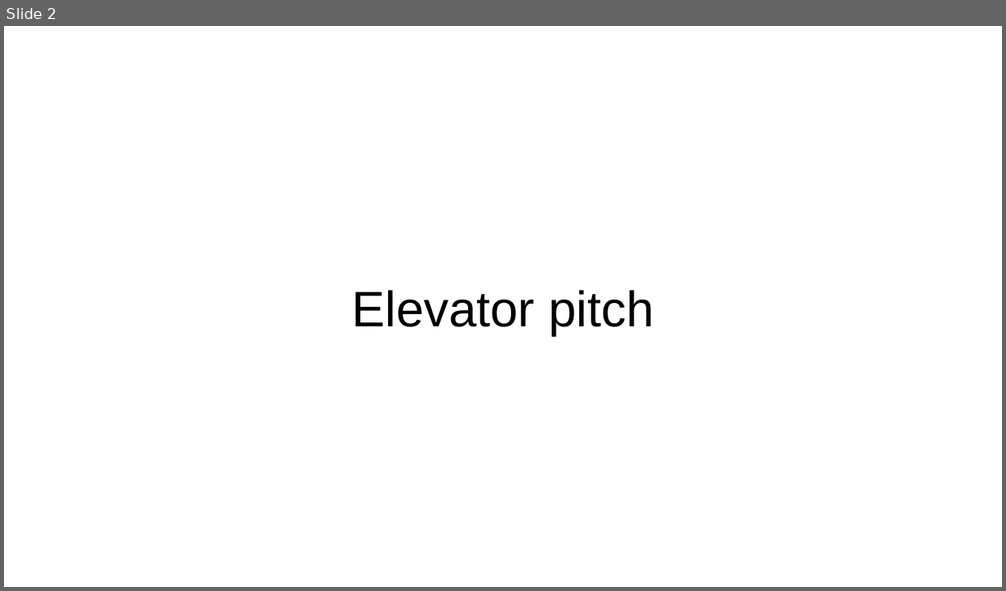
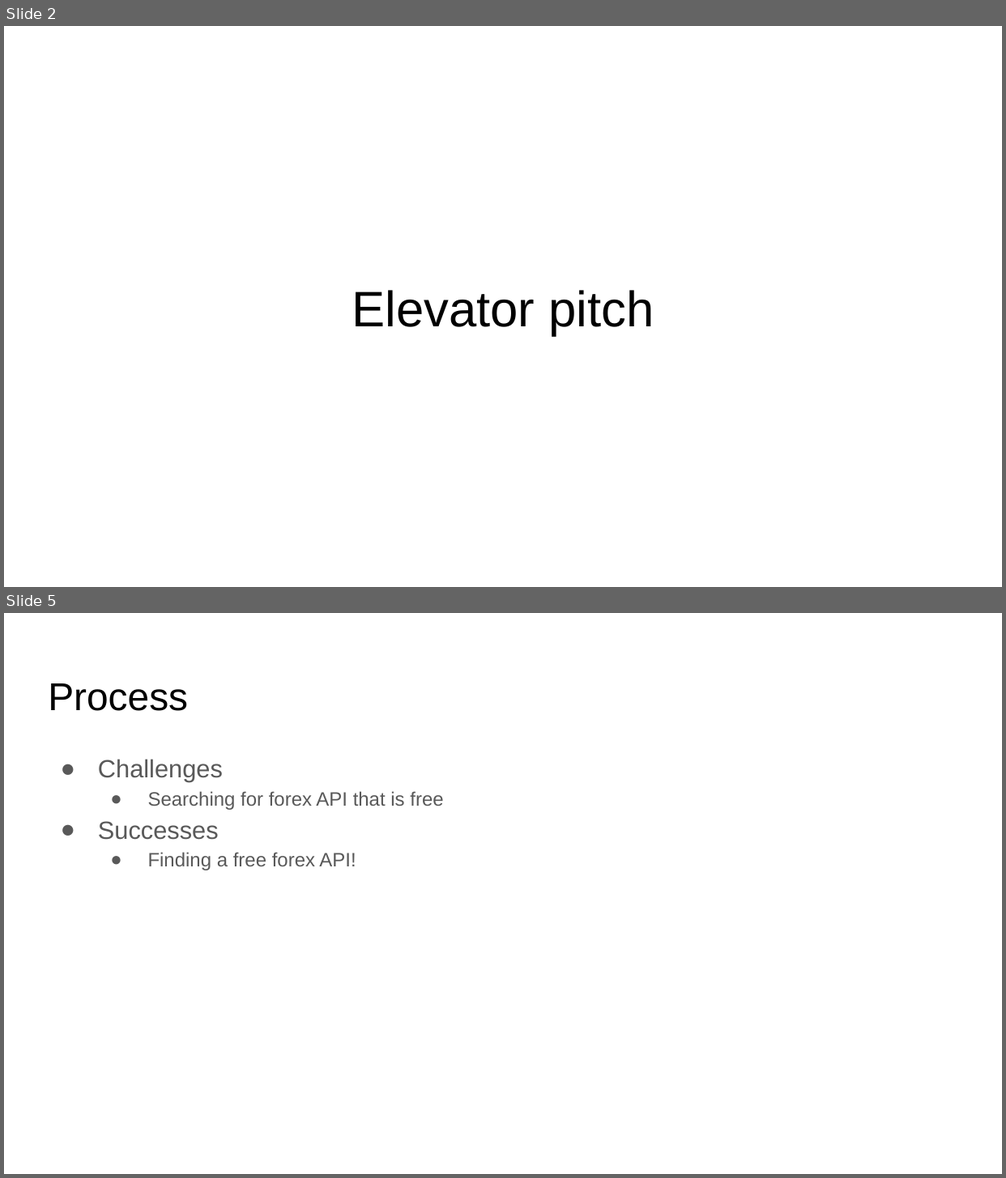
Before and after one commit to cdennis27/budgettrackergroup2, a slide deck: assets/presentation/Project Presentation Template.pptx. Shown one above the other, each under a label of ours: slide 2 before the commit, slides 2 and 5 after it; the slides between them are not shown. The pictures are 1006x591 and 1006x1178 pixels, drawn with LibreOffice and Linux fonts; fonts in the diff are those of the drawing. Boxes give left, top, right and bottom in pixels: in the first picture for what was removed or moved away, otherwise in the second. Text is boxed around its words. In the diff, an @@ line names an element or a change of style, - is before the commit and + after.

```diff
--- a/assets/presentation/Project Presentation Template.pptx
+++ b/assets/presentation/Project Presentation Template.pptx
@@ slide 5 added at (4, 613, 1002, 1174), background #FFFFFF @@
@@ title added at (48, 683, 188, 711), 28 pt, text #000000 @@
+Process
@@ text added at (98, 759, 443, 871), 14 pt, text #595959 @@
+● Challenges
+  ● Searching for forex API that is free
+● Successes
+  ● Finding a free forex API!
```
Also in this commit, not shown: 4 slides changed, 1 other slide added, 1 slide removed, 2 other files.
